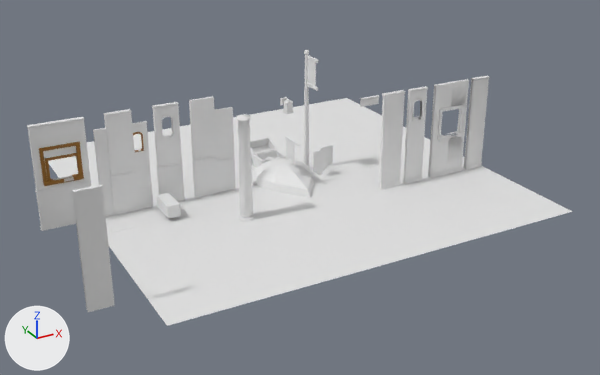
One commit to the FBX model AsymmetricVRWalk/Assets/AsymmetricVR/Art/Models/follower.fbx: the scene before it, then after it.
Before and after are seen from a camera (50 mm lens) standing at (-11.09, -21.25, 10.19) and looking at (0.0, -1.09, 0.11). The axes (+X, +Y, +Z) are drawn at lower left. The lights are the same throughout. Where no turn or scale is listed for an object, it has been applied to the vertices.
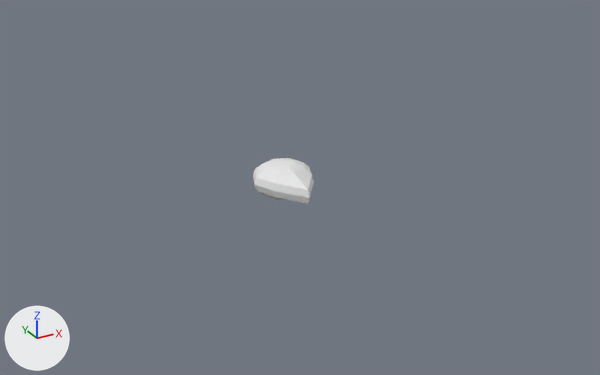
Boxes [x1, y1, x2, y2] around the edits, measured in the pictures (600 x 375 px):
'Plane', deleted: before [48, 98, 573, 326]
'double_window_cor', deleted: before [27, 117, 92, 231]
'wall_nosides_2', deleted: before [72, 185, 115, 312]
'wall_nosides_1.001', deleted: before [428, 79, 469, 178]
'deco_full_3.001', deleted: before [104, 109, 140, 215]
'wall_side_2.001', deleted: before [189, 96, 218, 198]
'deco_full_3.000', deleted: before [152, 102, 185, 202]
'wall_sides_win_1.001', deleted: before [379, 90, 406, 190]
'wall_sides_win_1', deleted: before [403, 86, 428, 184]
'wall_nosides_1', deleted: before [463, 76, 490, 170]
'wall_side_2.000', deleted: before [215, 107, 236, 193]
'pillar_1', deleted: before [237, 114, 254, 222]
'single_window_new', deleted: before [132, 121, 153, 209]
'fance_wall_new', deleted: before [93, 128, 114, 217]
'finish_flag', deleted: before [304, 50, 319, 166]
'treasure_box', deleted: before [250, 136, 286, 168]
'Cube.005', deleted: before [157, 193, 181, 219]
'double_window_new', deleted: before [43, 146, 79, 181]
'floor_tileShape.002', deleted: before [313, 150, 327, 175]
'floor_new.001', deleted: before [106, 219, 135, 232]
'Cube.004', deleted: before [285, 136, 300, 166]
'deco_middleLG_2.001', deleted: before [360, 95, 379, 107]
'latern', deleted: before [280, 97, 294, 114]
'floor_tileShape.001', deleted: before [320, 145, 333, 165]
'Cube.003', deleted: before [251, 163, 256, 171]
'wall_sides_1.001', deleted: before [472, 76, 486, 81]
'deco_corner_2', deleted: before [253, 181, 257, 185]
'diamond', deleted: before [265, 157, 274, 160]

The edits, one by one:
Object 'finish_flag' (ob_finish_flag) is deleted.
Object 'floor_new.001' (ob_floor_new_001) is deleted.
Object 'diamond' (ob_diamond) is deleted.
Object 'deco_middleLG_2.001' (ob_deco_middlelg_2_001) is deleted.
Object 'deco_full_3.000' (ob_deco_full_3_000) is deleted.
Object 'wall_sides_win_1.001' (ob_wall_sides_win_1_001) is deleted.
Object 'wall_nosides_1' (ob_wall_nosides_1) is deleted.
Object 'double_window_cor' (ob_double_window_cor) is deleted.
Object 'fance_wall_new' (ob_fance_wall_new) is deleted.
Object 'latern' (ob_latern) is deleted.
Object 'wall_sides_win_1' (ob_wall_sides_win_1) is deleted.
Object 'Cube.005' (ob_cube_005) is deleted.
Object 'wall_side_2.001' (ob_wall_side_2_001) is deleted.
Object 'floor_tileShape.001' (ob_floor_tileshape_001) is deleted.
Object 'Cube.004' (ob_cube_004) is deleted.
Object 'Cube.003' (ob_cube_003) is deleted.
Object 'treasure_box' (ob_treasure_box) is deleted.
Object 'wall_sides_1.001' (ob_wall_sides_1_001) is deleted.
Object 'deco_full_3.001' (ob_deco_full_3_001) is deleted.
Object 'pillar_1' (ob_pillar_1) is deleted.
Object 'deco_corner_2' (ob_deco_corner_2) is deleted.
Object 'single_window_new' (ob_single_window_new) is deleted.
Object 'wall_nosides_2' (ob_wall_nosides_2) is deleted.
Object 'Plane' (ob_plane) is deleted.
Object 'double_window_new' (ob_double_window_new) is deleted.
Object 'wall_side_2.000' (ob_wall_side_2_000) is deleted.
Object 'floor_tileShape.002' (ob_floor_tileshape_002) is deleted.
Object 'wall_nosides_1.001' (ob_wall_nosides_1_001) is deleted.
